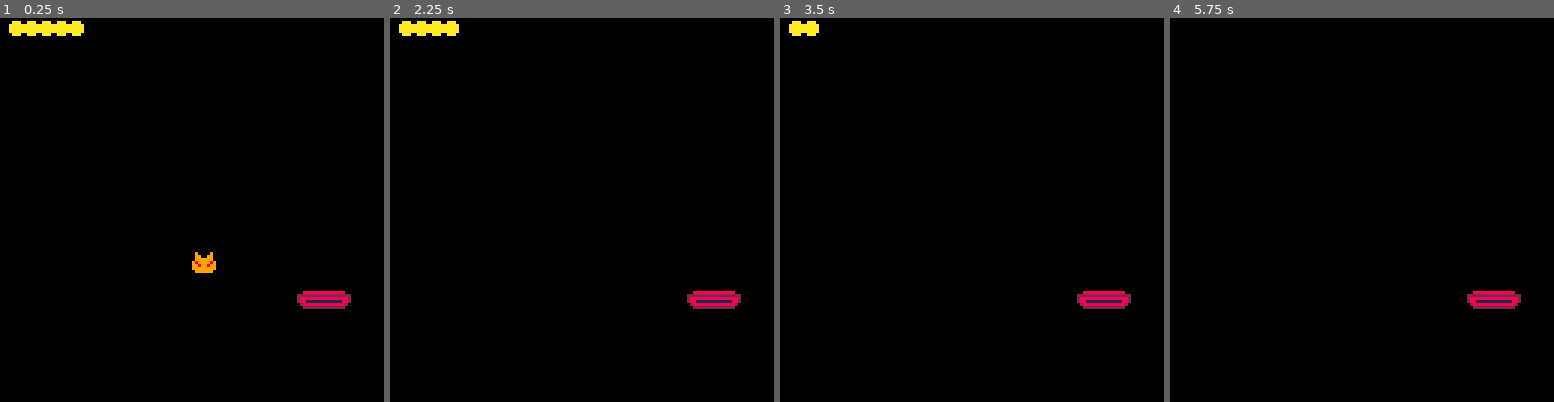
Above: before the commit, frames 1-4 (left to right).
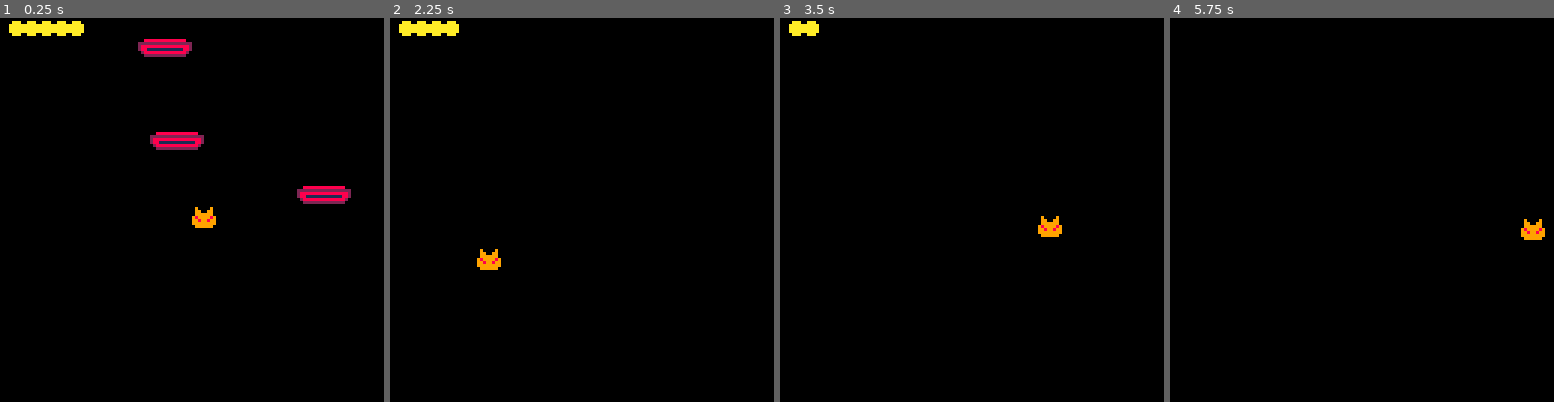
Above: after the commit, the same moments.

Repository: vila6/pico-8-projects
Game: PICO-8 cartridge pochinpy.p8
Two runs of this game, one before a commit and one after it. Both use one fixed random seed, a clock stepped at 60 frames per second and the inputs below.
Inputs:
- Up to frame 1 (0.25 s): no input
- Up to frame 2 (2.25 s): hold Left from 1.97 s (still down)
- Up to frame 3 (3.5 s): release Left at 2.37 s; hold Down 2.42-2.82 s; hold Right from 2.87 s (still down)
- Up to frame 4 (5.75 s): release Right at 3.53 s; hold Up 3.58-4.08 s; hold Right 4.13-4.53 s; hold Down 4.58-5.08 s; hold Left from 5.13 s (still down)

The runs differ from the first frame. In frame 1, 2.9% of the frame differs, in the area x 35-92%, y 5-76%; in frame 2, 0.9%; in frame 3, 0.9%; in frame 4, 0.9%.

Commit message:
map generation + camera

Diff:
--- a/pochinpy.p8
+++ b/pochinpy.p8
@@ -10,8 +10,9 @@
 				v={x=0,y=0},
 				d=5
 			}
+	cam={x=64,y=64}
 	enemies={}
-	add(enemies, make_enemy())
+	make_map()
 	g=0.1
 end
 
@@ -46,7 +47,7 @@
 		and abs(p.y-e.y)<=8 do
 			p.v.x=0
 			if p.v.y>0 do
-			 p.d+=3
+			 p.d+=2
 			 p.d=min(p.d, 10)
 			 p.v.y=-p.v.y/2
 			 del(enemies,e)
@@ -57,6 +58,10 @@
 
 		p.x += p.v.x
 		p.y += p.v.y
+
+		cam.x =0--+= (p.x-(cam.x+64))/9
+		cam.y += (p.y-(cam.y+64))/9
+		camera(cam.x,cam.y)
 end
 
 function _draw()
@@ -66,13 +71,14 @@
 		  draw_enemy(e)
 		end
 		for i=1,p.d do
-				circfill(i*5, 3, 2, 10)
+				circfill(cam.x+i*5, cam.y+3, 2, 10)
 		end
 end
 -->8
-function make_enemy()
+function make_enemy(offsety)
+		offsety = offsety or 0
 		e={x=rnd(128),
-					y=21+rnd(86),
+					y=21+rnd(86)+offsety,
 				}
 	 return e
 end
@@ -81,6 +87,12 @@
   spr(2,e.x-8,e.y)
   spr(3,e.x,e.y)
   spr(2,e.x+8,e.y,1,1,true)
+end
+
+function make_map()
+  for i=1,100 do
+		add(enemies, make_enemy(-i*20))
+		end
 end
 __gfx__
 00000000000000000000000000000000000000000000000000000000000000000000000000000000000000000000000000000000000000000000000000000000
